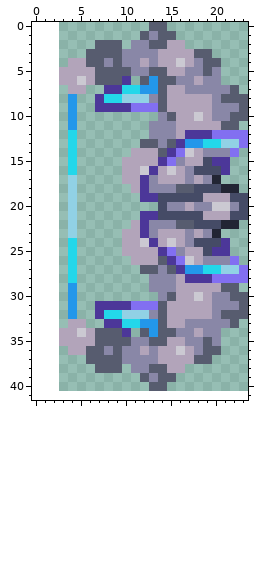
Pixel-art sprite -- Items/Weapons/Ranged/CloudBow.png. The picture above was drawn from the file before the commit.
The file is 42x82 pixels, drawn in blocks of 2x2; one block is one cell here. The old version is drawn lined up with the new one, on the new canvas.
New version:
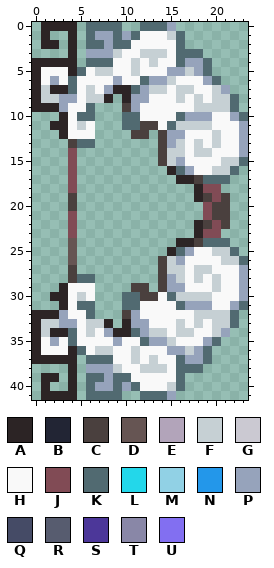
Palette (. is transparent): A #2c2425  B #222534  C #4a403e  D #665553  E #b2a4ba  F #c6d0d4  G #cbc9d2  H #f9f9f9  J #814b55  K #516a71  L #23d7ea  M #91d1e5  N #2397ea  P #96a3bb  Q #454b66  R #575c6f  S #4c3799  T #8987a7  U #826ff1
Changes in this commit:
canvas 21x41 -> 24x42, the old top-left corner now at 3,0
@@ x 0..23 @@
- 0 .............RR.........
- 1 ............RTRR........
- 2 .......RRR.TTRREE.......
- 3 ......RRRRTTTTEEEERR....
- 4 ....EERRTRTTETEEGETRR...
- 5 ...EEEERRRRTTRREETTRT...
- 6 ...EEGERRRS.RNRRTTETT...
- 7 ....EE..SSLLNNREETTTTTR.
- 8 ....N..SLLMMMTREEEEETRRR
- 9 ....N..SSSSUUUREEEEETTTR
-10 ....N.........TREEGETTRR
-11 ....N........TTTEEEEERR.
-12 ....L........TTTESSSUUUU
-13 ....L.......RRTRSNNLLMMU
-14 ....L......EEERSUGETTTU.
-15 ....L.....EEEESUTEEQSS..
-16 ....L.....EEGSEGETQQQS..
-17 ....M.....EESTEEETETB...
-18 ....M......ESTTTRRQQQBB.
-19 ....M.......SSQQQQQEEEQQ
-20 ....M.........QTTETTGGTQ
-21 ....M.......SSQQQQQEEEQQ
-22 ....M......ESTTTRRQQQBB.
-23 ....M.....EESTEEETETB...
-24 ....L.....EEGSEGETQQQS..
-25 ....L.....EEEESUTEEQSS..
-26 ....L......EEERSUGETTTU.
-27 ....L.......RRTRSNNLLMMU
-28 ....L........TTTESSSUUUU
-29 ....N........TTTEEEEERR.
-30 ....N.........TREEGETTRR
-31 ....N..SSSSUUUREEEEETTTR
-32 ....N..SLLMMMTREEEEETRRR
-33 ....EE..SSLLNNREETTTTTR.
-34 ...EEGERRRS.RNRRTTETT...
-35 ...EEEERRRRTTRREETTRT...
-36 ....EERRTRTTETEEGETRR...
-37 ......RRRRTTTTEEEERR....
-38 .......RRR.TTRREE.......
-39 ............RTRR........
-40 .............RR.........
-41 ........................
+ 0 .AAAA.KKKK..KKKP........
+ 1 .A..A.KPPKPKHHHFK.......
+ 2 .AA.A.KKPKKHHHHHK.......
+ 3 ....A.PPPFHHFFFHKKK.....
+ 4 AAAAA.KKKHHFHFHHKPPK....
+ 5 AHHHAKHFFHHFHHHPPFPK....
+ 6 AHPHKHHHHPHHKPPFHHHPK...
+ 7 AFAAKHFHPAAKPFFHFFHHFP..
+ 8 AFFPPHFFA.APPHHHFHFHFFK.
+ 9 AAAPHHK...CPHHHHHHFFFFK.
+10 ...AHKK...KKHHHHKPPPHHPK
+11 ..AAHFH...KKCCHKFFFFHHHP
+12 ...AHHH....CC.CPPHHHFHHP
+13 ....CKK.......CPFHFHFHHP
+14 ....J.........CFFHFFHHHP
+15 ....J.........CFPHHHHFFK
+16 ....J..........AKPHHFFK.
+17 ....J...........AACKKK..
+18 ....J.............AJJ...
+19 ....C.............ACJC..
+20 ....C..............JCC..
+21 ....J..............JCC..
+22 ....J.............ACJC..
+23 ....J.............AJJ...
+24 ....D...........AACKKK..
+25 ....D..........AKPHHFFK.
+26 ....D.........CFPHHHHFFK
+27 ....C.........CFFHFFHHHP
+28 ....CKK.......CPFHFHFHHP
+29 ...AHHH....CC.CPPHHHFHHP
+30 ..AAHFH...KKCCHKFFFFHHHP
+31 ...AHKK...KKHHHHKPPPHHPK
+32 AAAPHHK...CPHHHHHHFFFFK.
+33 AFFPPHFFA.APPHHHFHFHFFK.
+34 AFAAKHFHPAAKPFFHFFHHFP..
+35 AHPHKHHHHPHHKPPFHHHPK...
+36 AHHHAKHFFHHFHHHPPFPK....
+37 AAAAA.KKKHHFHFHHKPPK....
+38 ....A.PPPFHHFFFHKKK.....
+39 .AA.A.KKPKKHHHHHK.......
+40 .A..A.KPPKPKHHHFK.......
+41 .AAAA.KKKK..KKKP........
